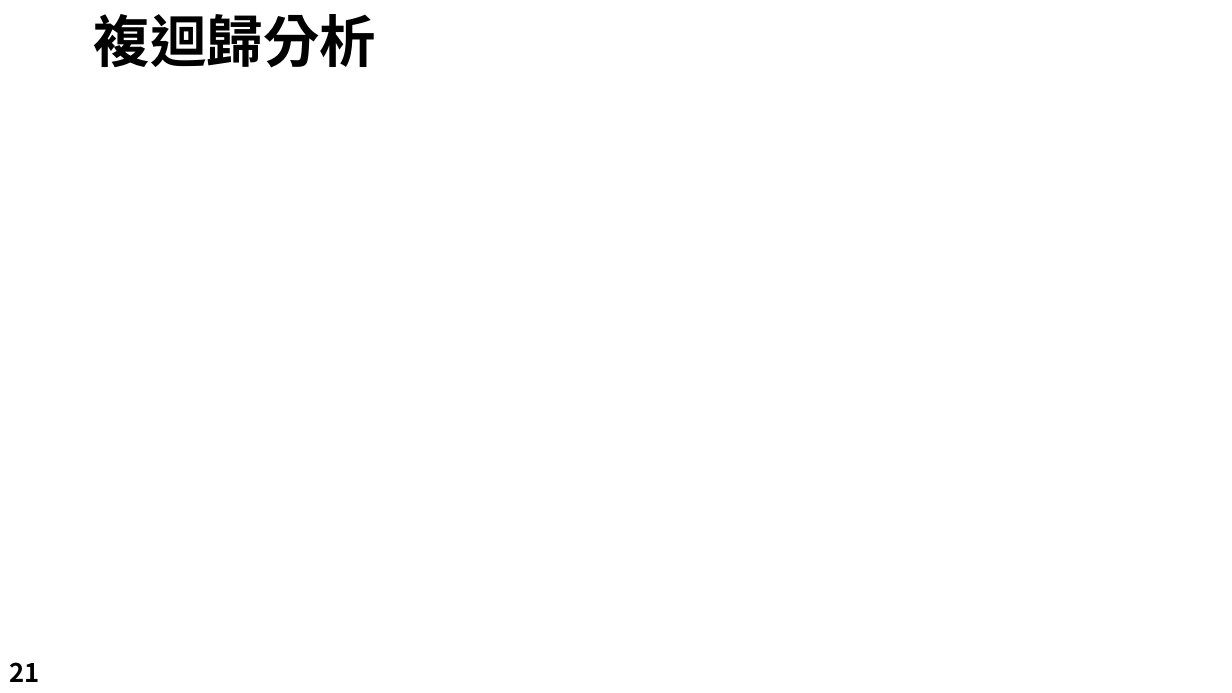
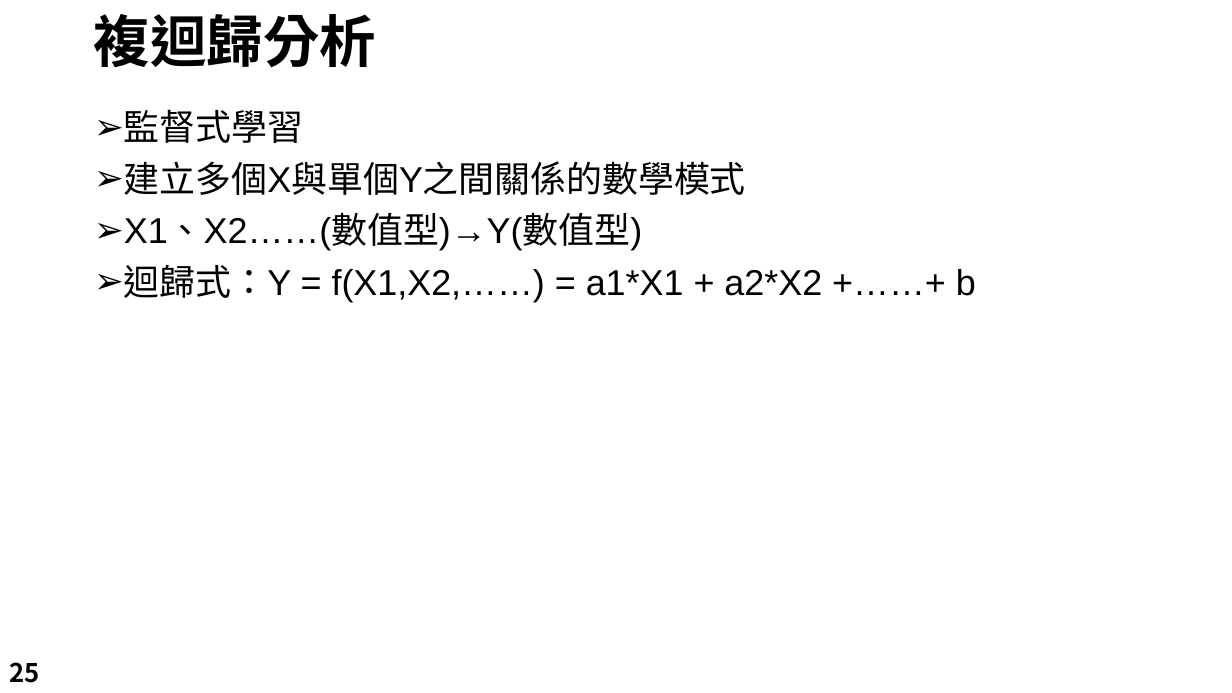
Before and after one commit to LeBronWilly/Basic_R_Language, a slide deck: slide 25 of R_Presentation.pptx (slide 21 before the commit). Drawn at 1232x693 pixels with LibreOffice and Linux fonts; fonts in the diff are those of the drawing; background and template pictures are left out. Boxes give left, top, right and bottom in pixels: in the first picture for what was removed or moved away, otherwise in the second. Text is boxed around its words. In the diff, an @@ line names an element or a change of style, - is before the commit and + after.

```diff
--- a/R_Presentation.pptx
+++ b/R_Presentation.pptx
@@ text added at [124,109,976,302], 28 pt, text #000000 @@
+➢ 監督式學習
+➢ 建立多個X與單個Y之間關係的數學模式
+➢ X1、X2……(數值型)→Y(數值型)
+➢ 迴歸式：Y = f(X1,X2,……) = a1*X1 + a2*X2 +……+ b
@@ page number at [9,662,39,683]: text changed @@
-21
+25
```
Also in this commit, not shown: 8 other slides changed, 1 slide added, 2 slides removed, 9 other files.
